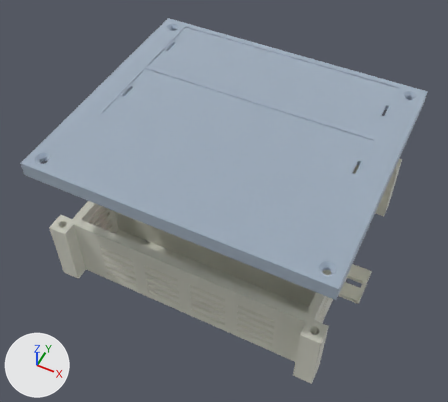
Renders of the glTF model enclosure/out/assembly.glb from each side of a commit.
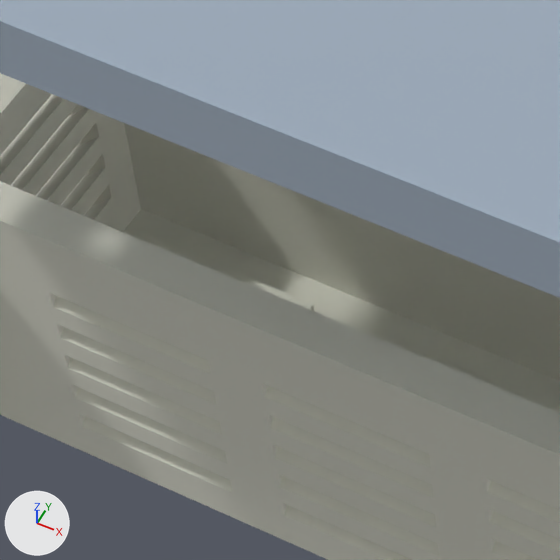
The first picture shows the older version from a 50 mm lens placed at (0.1485, -0.1347, 0.2602), pointed at (0.0584, 0.0455, 0.0349). The close-ups show the older and then the newer version on the part from 20% to 46% of the width and 46% to 75% of the height of that picture. Only the edits that show in the close-ups are written down. The lights are fixed; the arrows at lower left show +X, +Y and +Z. Where no turn or scale is listed for an object, it has been applied to the vertices.

In view in the first close-up: 'body', 'lid'.
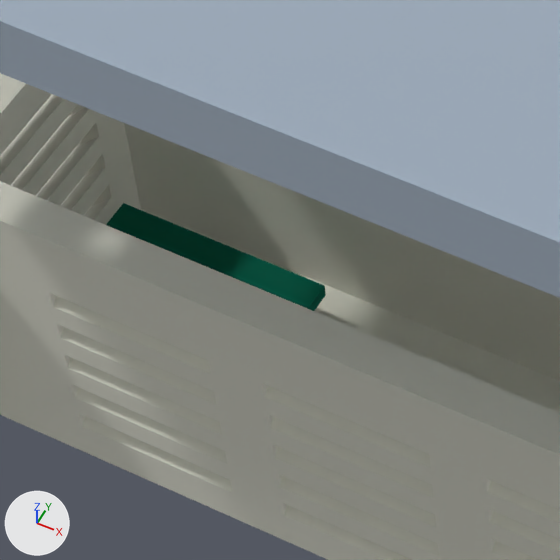
The change in detail:
Material 'mat_4' (mat_mat_4) is new.
Its base color is (0.0134, 0.263, 0.171) (cyan #1f8c73).
Its metallic is 1.0.
Its roughness is 1.0.
Mesh me_sensors is new.
It consists of a box spanning x 0.005..0.03, y 0.0077..0.0247, z 0.0064..0.008; a box spanning x 0.0994..0.1164, y 0.0072..0.0252, z 0.0064..0.008.
It uses material mat_mat_4 (cyan #1f8c73).
Object 'sensors' (ob_sensors) is new; it shows me_sensors.
Its location is (0.0, 0.0, 0.0).

Boxes (x1, y1, x2, y2) around the edits, measured in the close-ups (560 x 560 px):
'sensors', added (cyan): after (106, 203, 326, 311)
